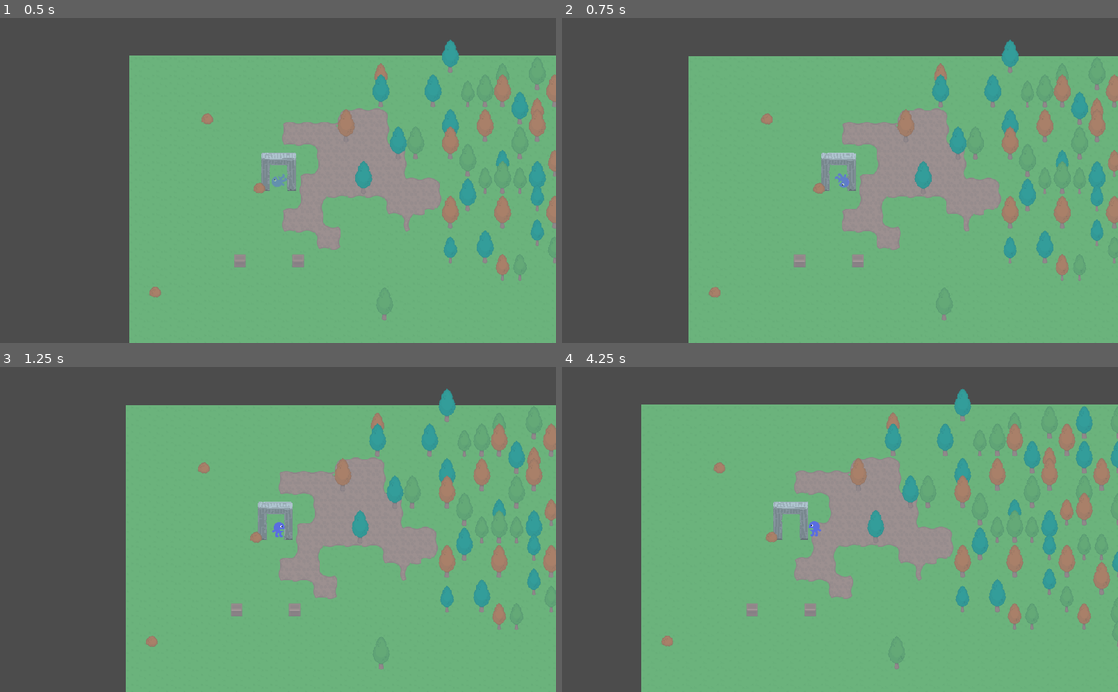
Above: before the commit, frames 1-4 (two rows, left to right).
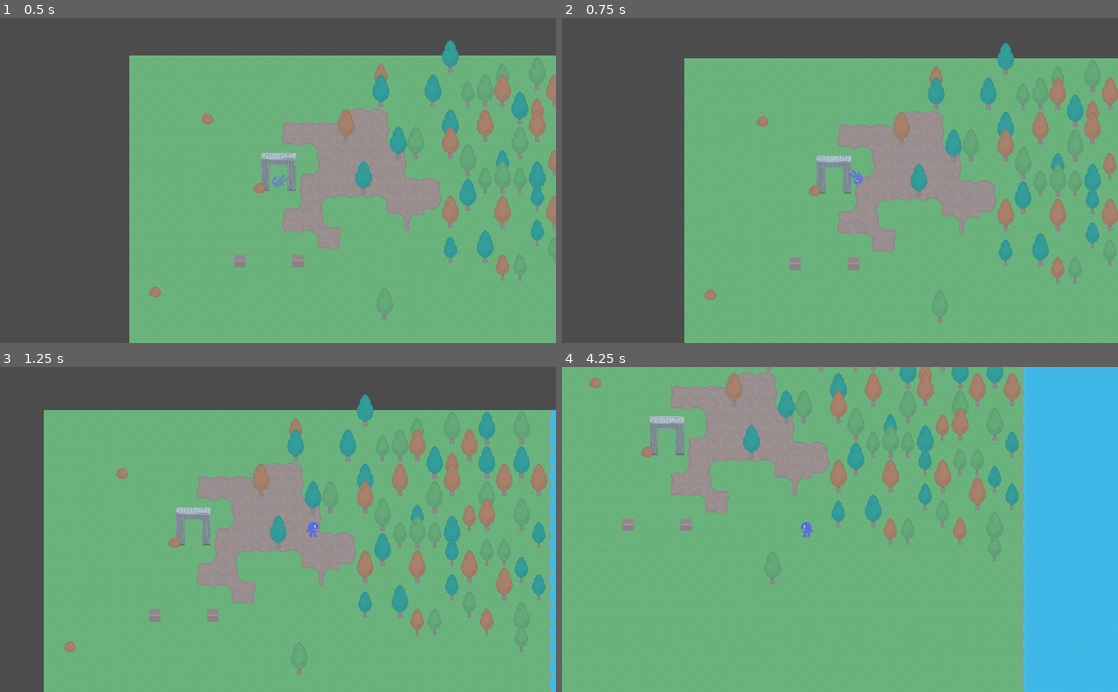
Above: after the commit, the same moments.

Repository: bagedevimo/pxljam19
Game: Godot game, scene res://Game.tscn
The game is run twice, just before and just after one commit, with the same random seed, the same clock (stepped at 60 frames per second) and the same inputs.
Inputs:
- Up to frame 1 (0.5 s): no input
- Up to frame 2 (0.75 s): hold Right (ui_right) from 0.53 s (still down)
- Up to frame 3 (1.25 s): keep holding Right (ui_right); tap Space (ui_select) at 0.77 s
- Up to frame 4 (4.25 s): release Right (ui_right) at 1.28 s; hold Down (ui_down) 1.28-2.03 s; tap Space (ui_select) at 1.52, 3.02, 3.77 s; hold Right (ui_right) 2.03-2.78 s; hold Up (ui_up) 2.78-3.53 s; hold Left (ui_left) from 3.53 s (still down)

Frame 1 is identical in both runs. In frame 2, 7.3% of the frame differs, in the area x 22-100%, y 6-100%; in frame 3, 34%; in frame 4, 56%, in the area x 0-100%, y 0-100%.

Commit message:
Move player collision up a little

Diff:
--- a/Player.tscn
+++ b/Player.tscn
@@ -5,6 +5,7 @@
 [ext_resource path="res://Storage.tscn" type="PackedScene" id=3]
 
 [sub_resource type="CircleShape2D" id=1]
+radius = 9.94175
 
 [sub_resource type="Animation" id=2]
 resource_name = "Birth"
@@ -72,7 +73,7 @@
 region_rect = Rect2( 0, 0, 32, 32 )
 
 [node name="CollisionShape2D" type="CollisionShape2D" parent="."]
-position = Vector2( 0, 12 )
+position = Vector2( 0.56543, 5.78017 )
 shape = SubResource( 1 )
 __meta__ = {
 "_edit_group_": true
@@ -83,4 +84,5 @@
 anims/Death = SubResource( 3 )
 
 [node name="Storage" parent="." instance=ExtResource( 3 )]
+
 [connection signal="animation_finished" from="AnimationPlayer" to="." method="_on_AnimationPlayer_animation_finished"]
--- a/project.godot
+++ b/project.godot
@@ -17,7 +17,6 @@
 
 config/name="pxljam19"
 run/main_scene="res://Game.tscn"
-boot_splash/fullsize=false
 config/icon="res://icon.png"
 
 [autoload]
Not shown: 3 places in Tree.tscn that only renumber resources
